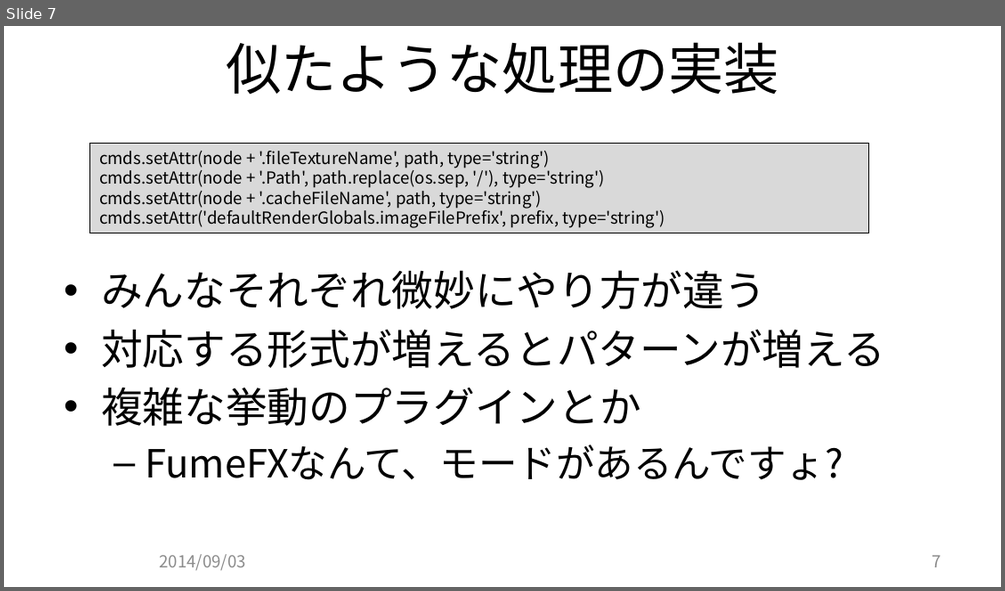
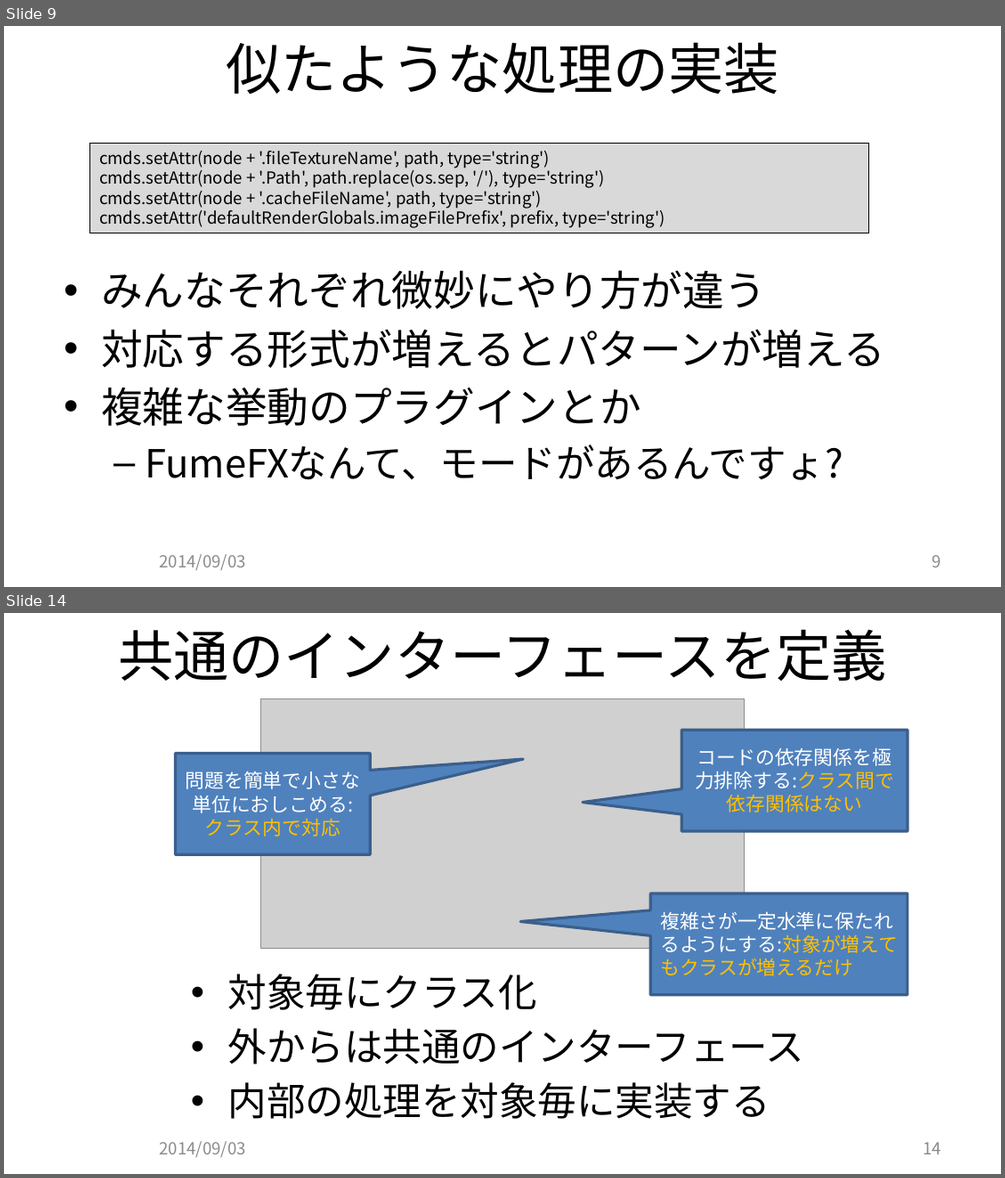
Before and after one commit to JCGS/CEDEC2014, a slide deck: chiyama/2014cedec_chiyama.pptx. Shown one above the other, each under a label of ours: slide 7 before the commit, slides 9 and 14 after it; the slides between them are not shown. The pictures are 1005x591 and 1005x1178 pixels, drawn with LibreOffice and Linux fonts; fonts in the diff are those of the drawing; grey boxes stand for pictures; background and template pictures are left out. Boxes give left, top, right and bottom in pixels: in the first picture for what was removed or moved away, otherwise in the second. Text is boxed around its words. In the diff, an @@ line names an element or a change of style, - is before the commit and + after.

```diff
--- a/chiyama/2014cedec_chiyama.pptx
+++ b/chiyama/2014cedec_chiyama.pptx
@@ slide 14 added at bbox=[4, 613, 1001, 1174], background picture (left out) @@
@@ title added at bbox=[118, 629, 886, 681], 40 pt, text #000000 @@
+共通のインターフェースを定義
@@ picture added at bbox=[261, 698, 744, 948] @@
@@ speech box added at bbox=[682, 730, 908, 831], fill #4F81BD, outline #3A5F8C 2 pt, 14 pt, text #FFFFFF @@
+コードの依存関係を極力排除する:クラス間で依存関係はない
@@ speech box added at bbox=[176, 754, 370, 855], fill #4F81BD, outline #3A5F8C 2 pt, 14 pt, text #FFFFFF @@
+問題を簡単で小さな単位におしこめる:クラス内で対応
@@ speech box added at bbox=[650, 893, 907, 995], fill #4F81BD, outline #3A5F8C 2 pt, 14 pt, text #FFFFFF @@
+複雑さが一定水準に保たれるようにする:対象が増えてもクラスが増えるだけ
@@ text added at bbox=[228, 973, 805, 1119], 28 pt, text #000000 @@
+• 対象毎にクラス化
+• 外からは共通のインターフェース
+• 内部の処理を対象毎に実装する
@@ text added at bbox=[159, 1141, 245, 1157], 12 pt, text #8C8C8C @@
+2014/09/03
@@ page number added at bbox=[922, 1142, 941, 1154], 12 pt, text #898989 @@
+14
@@ what was slide 7 is now slide 9 @@
@@ page number at bbox=[931, 555, 940, 567]: text changed @@
-7
+9
```
Also in this commit, not shown: 29 slides changed, 2 other slides added, 1 other file.
